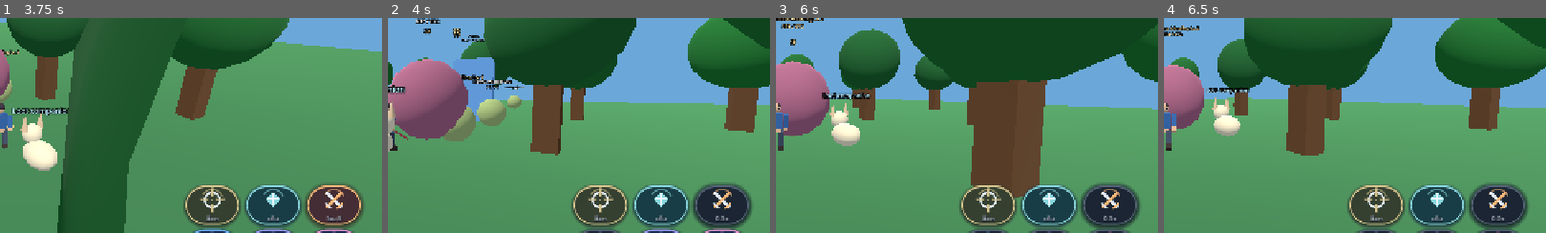
Above: before the commit, frames 1-4 (left to right).
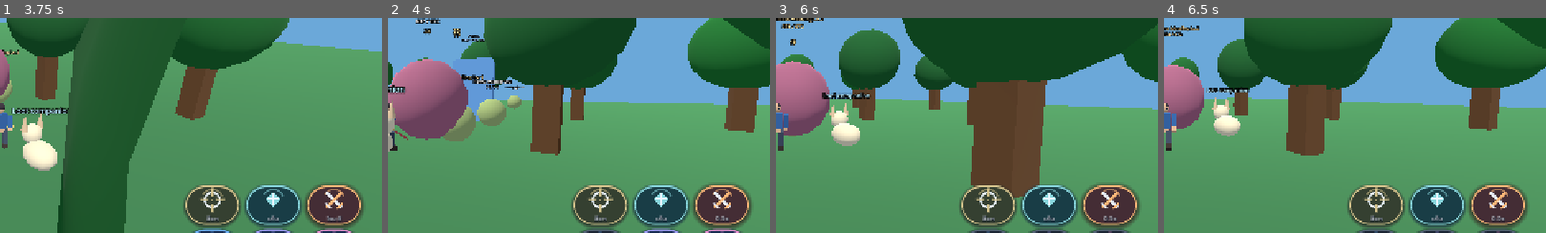
Above: after the commit, the same moments.

Repository: redfullmoon209-debug/NexTgenLeo
Game: Godot game, scene res://scenes/main.tscn
Two runs of this game, one before a commit and one after it. Both use one fixed random seed, a clock stepped at 60 frames per second and the inputs below.
Inputs (mouse positions are % of the whole screen's width and height, from its top left):
- Up to frame 1 (3.75 s): click "กระโดด" at 0.5 s; tap Enter at 1.25 s; move the mouse to (72, 45) at 1.27 s; hold D 1.28-2 s; tap Tab at 1.35 s; click (72, 45) at 1.42 s; tap Space at 1.52 s; drag from (30, 55) to (45, 70) at 2.02 s; move the mouse to (60, 28) at 2.77 s; hold D 2.78-3.5 s; tap 1 at 2.85 s; drag from (45, 70) to (20, 35) at 3.52 s
- Up to frame 2 (4 s): no input
- Up to frame 3 (6 s): move the mouse to (80, 65) at 4.27 s; hold A 4.28-5 s; tap 3 at 4.35 s; tap Space at 4.52 s; drag from (20, 35) to (35, 25) at 5.02 s; move the mouse to (55, 50) at 5.77 s; hold S from 5.78 s (still down); tap H at 5.85 s; click (55, 50) at 5.92 s
- Up to frame 4 (6.5 s): keep holding S
The pictures show only the part of the screen within x 50-100%, y 28-78%; the shares and areas given below are measured in that part.

Frame 1 is identical in both runs. In frame 2, 2.0% of the frame differs, in the area x 80-95%, y 77-97%; in frame 3, 2.0%; in frame 4, 2.0%.

Commit message:
Keep basic attack queue available during cooldown for multitouch combat

Diff:
--- a/scripts/gameplay.gd
+++ b/scripts/gameplay.gd
@@ -1135,7 +1135,7 @@
 		var caption: Label = button.get_node_or_null("ActionCaption")
 		if is_instance_valid(caption):
 			caption.text = ("%.1fs" % float(cooldowns[i])) if float(cooldowns[i]) > 0 else (["โจมตี", "สกิล 1", "สกิล 2", "สกิล 3"][i])
-		button.disabled = float(cooldowns[i]) > 0.0
+		button.disabled = i > 0 and float(cooldowns[i]) > 0.0
 	var active_faction := GameState.faction if GameState.class_rank >= 7 and GameState.faction in ["Light", "Dark"] else ""
 	var faction_color := Color("e4e5da") if active_faction == "Light" else Color("9a77c5")
 	world.joystick_base.color = Color(faction_color, 0.25) if not active_faction.is_empty() else Color.TRANSPARENT
